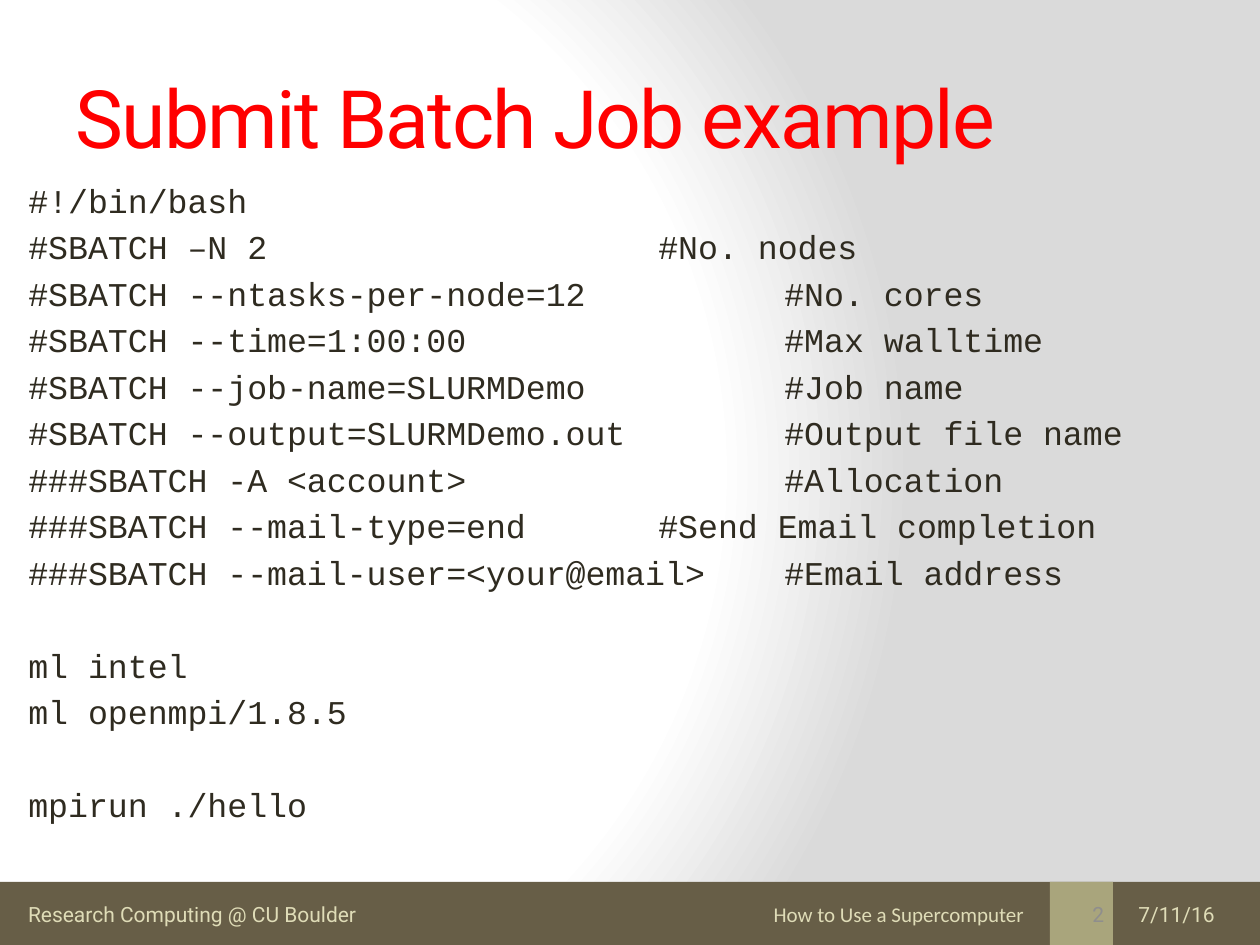
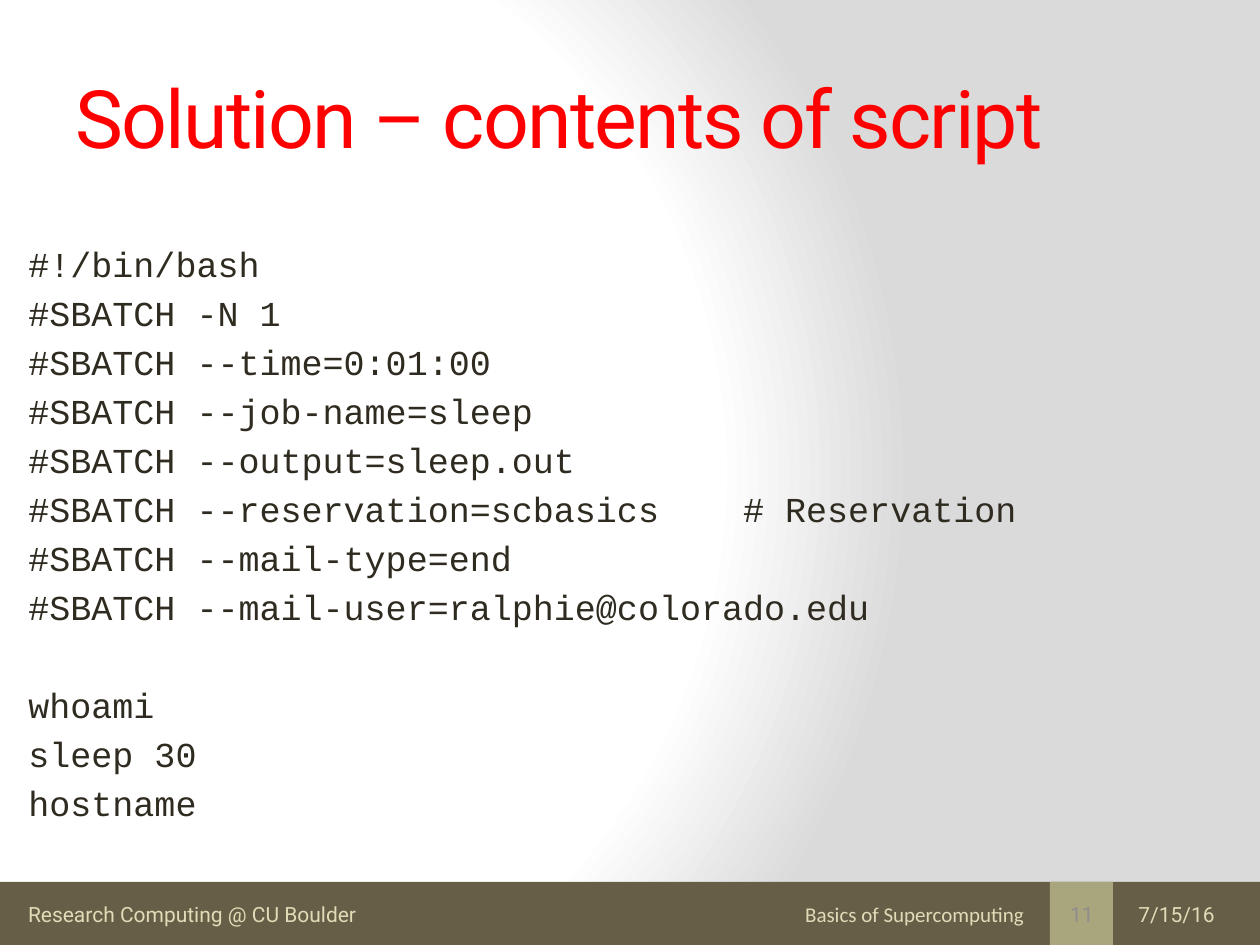
Before and after one commit to kkwinner/Final_Tutorials, a slide deck: slide 11 of Basics_Supercomputing/submitting_jobs_supercomputer.pptx (slide 2 before the commit). Drawn at 1260x945 pixels with LibreOffice and Linux fonts; fonts in the diff are those of the drawing. Boxes give left, top, right and bottom in pixels: in the first picture for what was removed or moved away, otherwise in the second. Text is boxed around its words. In the diff, an @@ line names an element or a change of style, - is before the commit and + after.

Commit message:
Updated talks for 2016 Basics Workshop

```diff
--- a/Basics_Supercomputing/submitting_jobs_supercomputer.pptx
+++ b/Basics_Supercomputing/submitting_jobs_supercomputer.pptx
@@ title at <box>76,87,1042,165</box>: text changed @@
-Submit Batch Job example
+Solution – contents of script
@@ text "#!/bin/bash": place and size @@
-text "#!/bin/bash" at <box>28,189,1123,824</box>
+text "#!/bin/bash" at <box>28,252,1016,817</box>
@@ text at <box>28,252,259,278</box>: size 19 to 20 pt in "#!/bin/bash" @@
@@ text at <box>28,302,1016,817</box>: text changed; size 19 to 20 pt @@
-#SBATCH –N 2 #No. nodes
-#SBATCH --ntasks-per-node=12 #No. cores
-#SBATCH --time=1:00:00 #Max walltime
-#SBATCH --job-name=SLURMDemo #Job name
-#SBATCH --output=SLURMDemo.out #Output file name
-###SBATCH -A <account> #Allocation
-###SBATCH --mail-type=end #Send Email completion
-###SBATCH --mail-user=<your@email> #Email address
-ml intel
-ml openmpi/1.8.5
-mpirun ./hello
+#SBATCH -N 1
+#SBATCH --time=0:01:00
+#SBATCH --job-name=sleep
+#SBATCH --output=sleep.out
+#SBATCH --reservation=scbasics # Reservation
+#SBATCH --mail-type=end
+#SBATCH --mail-user=ralphie@colorado.edu
+whoami
+sleep 30
+hostname
@@ text at <box>805,907,1024,926</box>: text changed @@
-How to Use a Supercomputer
+Basics of Supercomputing
@@ text at <box>1138,907,1214,923</box>: text changed @@
-7/11/16
+7/15/16
```
Also in this commit, not shown: 5 other slides changed, 15 slides added, 2 other files.
